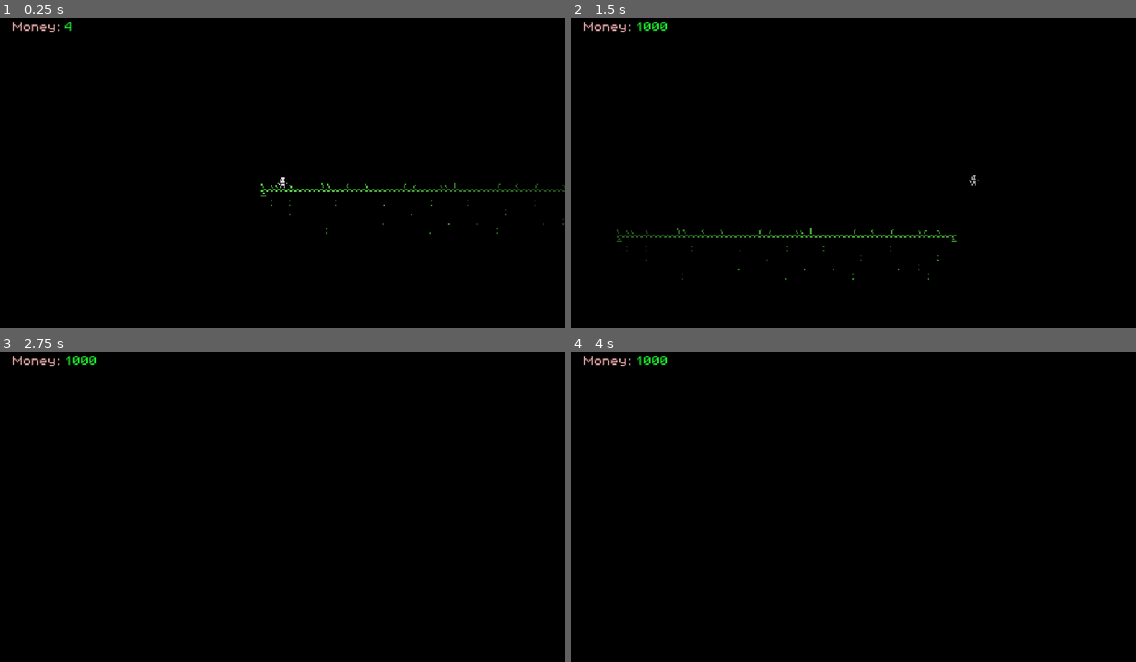
Above: before the commit, frames 1-4 (two rows, left to right).
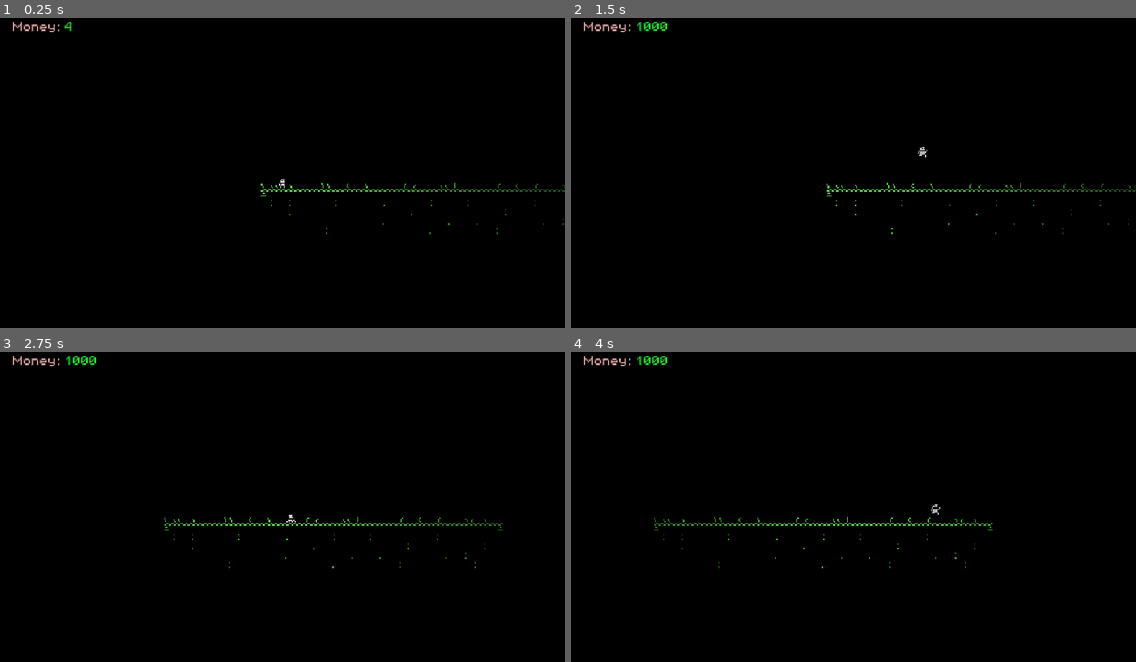
Above: after the commit, the same moments.

Repository: garf/godot-2d-game-template
Game: Godot game, scene res://game/main.tscn
Same seed, same stepped clock (60 frames per second), same inputs: the game is played once before the commit and once after it.
Inputs:
- Up to frame 1 (0.25 s): no input
- Up to frame 2 (1.5 s): tap Enter at 0.5 s; hold Ctrl (crouch) 0.53-1.28 s; hold D (walk_right) from 0.53 s (still down); tap Space (jump) at 0.77, 0.8, 1.07, 1.35 s
- Up to frame 3 (2.75 s): tap Space (jump) at 1.52, 1.82, 2.3 s; tap Ctrl (crouch) at 1.55 s; release D (walk_right) at 2.03 s; hold A (walk_left) from 2.03 s (still down); hold Ctrl (crouch) from 2.03 s (still down)
- Up to frame 4 (4 s): release A (walk_left) at 2.78 s; release Ctrl (crouch) at 2.78 s; hold D (walk_right) from 2.78 s (still down); tap Ctrl (crouch) at 2.85 s; tap Space (jump) at 3.02, 3.32, 3.6, 3.77 s

The runs differ from the first frame. In frame 1, less than 0.1% of the frame differs, in the area x 49-51%, y 51-55%; in frame 2, 0.8%, in the area x 8-100%, y 41-85%; in frame 3, 0.4%; in frame 4, 0.4%.

Commit message:
feat: character conttroller

Diff:
--- a/game/entities/characters/player/player.gd
+++ b/game/entities/characters/player/player.gd
@@ -1,25 +1,64 @@
 class_name Player extends CharacterBody2D
 
 
-const SPEED = 300.0
-const JUMP_VELOCITY = -400.0
+signal facing_direction_changed(facing_direction: Vector2)
+
+var facing_sign: int = 1
+var facing_direction: Vector2 = Vector2.RIGHT
+
+@onready var _sprite: AnimatedSprite2D = $PlayerSprites
+@onready var _movement_controller: PlayerMovementController = $MovementController
+
+
+func _ready() -> void:
+	_sync_facing_visuals()
+	_sprite.play(&"idle_right")
 
 
 func _physics_process(delta: float) -> void:
-	# Add the gravity.
+	_movement_controller.physics_update(delta)
+	_update_animation()
+
+
+func set_facing_sign(value: int) -> void:
+	var next_facing_sign: int = 1
+	if value < 0:
+		next_facing_sign = -1
+	elif value == 0:
+		return
+
+	if facing_sign == next_facing_sign:
+		return
+
+	facing_sign = next_facing_sign
+	facing_direction = Vector2(float(facing_sign), 0.0)
+	_sync_facing_visuals()
+	facing_direction_changed.emit(facing_direction)
+
+
+func get_facing_direction() -> Vector2:
+	return facing_direction
+
+
+func _sync_facing_visuals() -> void:
+	_sprite.flip_h = facing_sign < 0
+
+
+func _update_animation() -> void:
+	var next_animation: StringName = &"idle_right"
+
 	if not is_on_floor():
-		velocity += get_gravity() * delta
+		next_animation = &"jump_right"
+	elif _movement_controller.is_crouching():
+		next_animation = &"crouch_right"
+	elif absf(velocity.x) > 5.0:
+		next_animation = &"walk_right"
 
-	# Handle jump.
-	if Input.is_action_just_pressed("jump") and is_on_floor():
-		velocity.y = JUMP_VELOCITY
+	_play_animation(next_animation)
 
-	# Get the input direction and handle the movement/deceleration.
-	# As good practice, you should replace UI actions with custom gameplay actions.
-	var direction := Input.get_axis("walk_left", "walk_right")
-	if direction:
-		velocity.x = direction * SPEED
-	else:
-		velocity.x = move_toward(velocity.x, 0, SPEED)
 
-	move_and_slide()
+func _play_animation(animation: StringName) -> void:
+	if _sprite.animation == animation:
+		return
+
+	_sprite.play(animation)
--- a/game/entities/characters/player/player.tscn
+++ b/game/entities/characters/player/player.tscn
@@ -2,6 +2,7 @@
 
 [ext_resource type="Script" uid="uid://dsiv7tspf2eel" path="res://game/entities/characters/player/player.gd" id="1_ruxbf"]
 [ext_resource type="Texture2D" uid="uid://m4ubf65w3du2" path="res://assets/art/Heroes-Medium.png" id="2_cetcc"]
+[ext_resource type="Script" path="res://game/entities/characters/player/player_movement_controller.gd" id="3_8es8j"]
 
 [sub_resource type="AtlasTexture" id="AtlasTexture_tmnli"]
 atlas = ExtResource("2_cetcc")
@@ -151,9 +152,10 @@
 [node name="PlayerSprites" type="AnimatedSprite2D" parent="." unique_id=1379412176]
 position = Vector2(0, -8)
 sprite_frames = SubResource("SpriteFrames_ruxbf")
-animation = &"hit_right"
-frame = 2
-frame_progress = 1.0
+animation = &"idle_right"
+
+[node name="MovementController" type="Node" parent="."]
+script = ExtResource("3_8es8j")
 
 [node name="CollisionShape2D" type="CollisionShape2D" parent="." unique_id=1979362243]
 position = Vector2(0, -3)
--- /dev/null
+++ b/game/entities/characters/player/player_movement_controller.gd
@@ -0,0 +1,108 @@
+class_name PlayerMovementController extends Node
+
+
+@export var max_walk_speed: float = 120.0
+@export var ground_acceleration: float = 1800.0
+@export var ground_deceleration: float = 2200.0
+@export var air_acceleration: float = 1100.0
+@export var air_deceleration: float = 700.0
+@export var turn_acceleration: float = 2600.0
+@export var jump_velocity: float = -330.0
+@export var gravity: float = 950.0
+@export var fall_gravity: float = 1250.0
+@export var max_fall_speed: float = 700.0
+@export var coyote_time: float = 0.10
+@export var jump_buffer_time: float = 0.10
+@export var jump_cut_multiplier: float = 0.45
+@export var crouch_speed_multiplier: float = 0.45
+
+var _crouching: bool = false
+var _coyote_timer: float = 0.0
+var _jump_buffer_timer: float = 0.0
+
+@onready var _player: Player = get_parent() as Player
+
+
+func physics_update(delta: float) -> void:
+	var input_axis: float = Input.get_axis("walk_left", "walk_right")
+	var on_floor: bool = _player.is_on_floor()
+
+	_update_timers(delta, on_floor)
+	_update_facing(input_axis)
+	_update_crouch(on_floor)
+	_apply_horizontal_movement(input_axis, delta, on_floor)
+	_apply_jump()
+	_apply_gravity(delta)
+	_apply_jump_cut()
+
+	_player.move_and_slide()
+
+
+func is_crouching() -> bool:
+	return _crouching
+
+
+func _update_timers(delta: float, on_floor: bool) -> void:
+	if on_floor:
+		_coyote_timer = coyote_time
+	else:
+		_coyote_timer = maxf(_coyote_timer - delta, 0.0)
+
+	if Input.is_action_just_pressed("jump"):
+		_jump_buffer_timer = jump_buffer_time
+	else:
+		_jump_buffer_timer = maxf(_jump_buffer_timer - delta, 0.0)
+
+
+func _update_facing(input_axis: float) -> void:
+	if input_axis > 0.0:
+		_player.set_facing_sign(1)
+	elif input_axis < 0.0:
+		_player.set_facing_sign(-1)
+
+
+func _update_crouch(on_floor: bool) -> void:
+	_crouching = on_floor and Input.is_action_pressed("crouch")
+
+
+func _apply_horizontal_movement(input_axis: float, delta: float, on_floor: bool) -> void:
+	var speed_multiplier: float = crouch_speed_multiplier if _crouching else 1.0
+	var target_speed: float = input_axis * max_walk_speed * speed_multiplier
+	var acceleration: float = _get_horizontal_acceleration(input_axis, target_speed, on_floor)
+
+	_player.velocity.x = move_toward(_player.velocity.x, target_speed, acceleration * delta)
+
+
+func _get_horizontal_acceleration(input_axis: float, target_speed: float, on_floor: bool) -> float:
+	if is_zero_approx(input_axis):
+		return ground_deceleration if on_floor else air_deceleration
+
+	var is_turning: bool = not is_zero_approx(_player.velocity.x) and signf(_player.velocity.x) != signf(target_speed)
+	if is_turning:
+		return turn_acceleration
+
+	return ground_acceleration if on_floor else air_acceleration
+
+
+func _apply_jump() -> void:
+	if _jump_buffer_timer <= 0.0 or _coyote_timer <= 0.0 or _crouching:
+		return
+
+	_player.velocity.y = jump_velocity
+	_jump_buffer_timer = 0.0
+	_coyote_timer = 0.0
+	_crouching = false
+
+
+func _apply_gravity(delta: float) -> void:
+	if _player.is_on_floor() and _player.velocity.y >= 0.0:
+		_player.velocity.y = 0.0
+		return
+
+	var current_gravity: float = fall_gravity if _player.velocity.y > 0.0 else gravity
+	_player.velocity.y = minf(_player.velocity.y + current_gravity * delta, max_fall_speed)
+
+
+func _apply_jump_cut() -> void:
+	if Input.is_action_just_released("jump") and _player.velocity.y < 0.0:
+		_player.velocity.y *= jump_cut_multiplier
Not shown, added: game/entities/characters/player/player_movement_controller.gd.uid
Not shown, added: .agents/rules/caveman.mdc
Not shown, added: AGENTS.md
